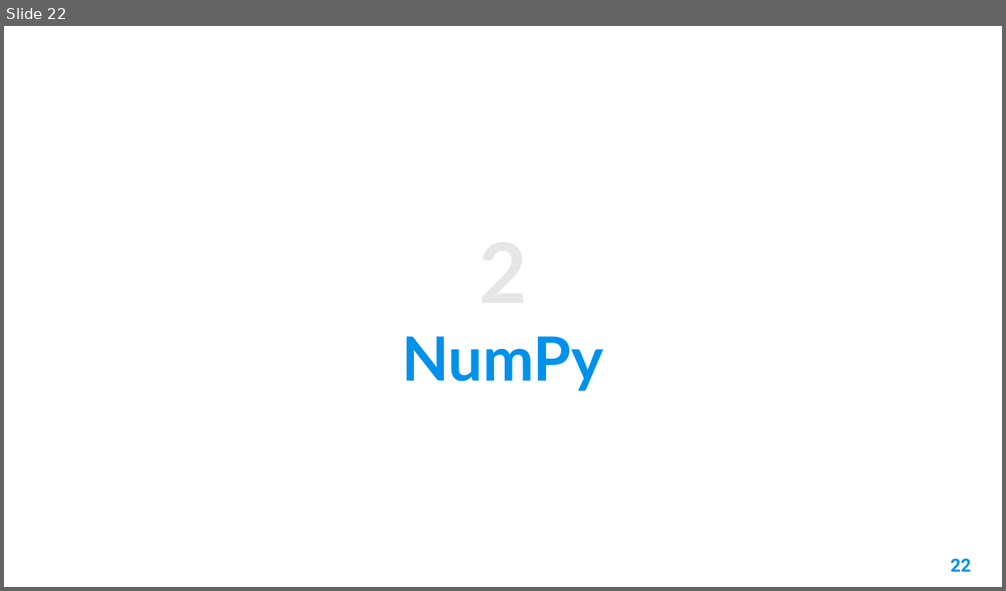
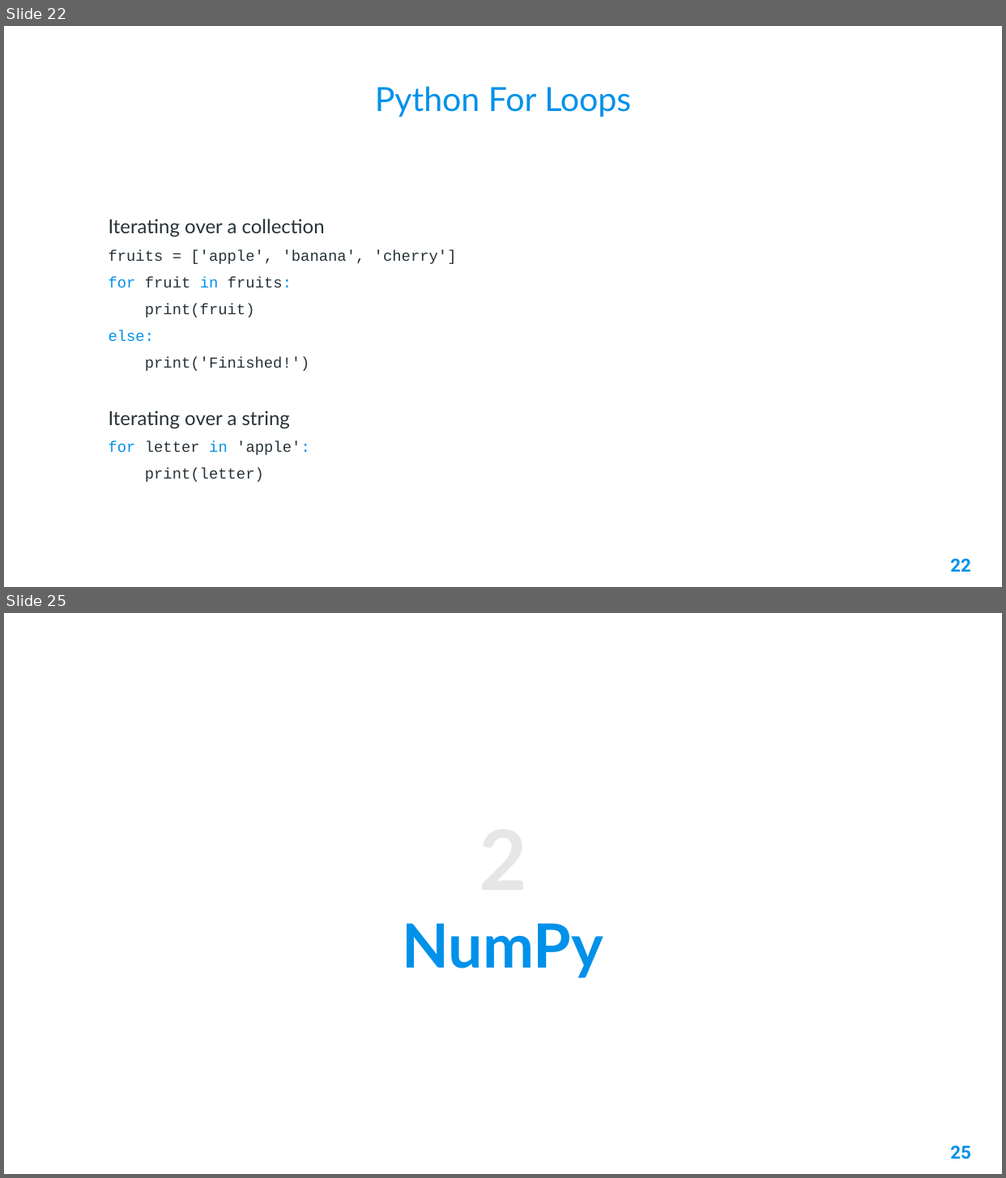
Before and after one commit to AleeRezaa/learn-python, a slide deck: Python.pptx. Shown one above the other, each under a label of ours: slide 22 before the commit, slides 22 and 25 after it; the slides between them are not shown. The pictures are 1006x591 and 1006x1178 pixels, drawn with LibreOffice and Linux fonts; fonts in the diff are those of the drawing; background and template pictures are left out. Boxes give left, top, right and bottom in pixels: in the first picture for what was removed or moved away, otherwise in the second. Text is boxed around its words. In the diff, an @@ line names an element or a change of style, - is before the commit and + after.

Commit message:
add for loops

```diff
--- a/Python.pptx
+++ b/Python.pptx
@@ slide 22 added at [4,26,1002,587], background picture (left out) @@
@@ title added at [375,86,631,117], 24 pt, text #0091EA @@
+Python For Loops
@@ text added at [108,219,457,482], 11 pt, text #263238 @@
+Iterating over a collection
+fruits = ['apple', 'banana', 'cherry']
+for fruit in fruits:
+print(fruit)
+else:
+print('Finished!')
+Iterating over a string
+for letter in 'apple':
+print(letter)
@@ page number added at [950,559,970,572], 13 pt, text #0091EA, bold @@
+22
@@ what was slide 22 is now slide 25 @@
@@ page number at [950,1146,970,1160]: text changed @@
-22
+25
```
Also in this commit, not shown: 17 slides changed, 2 other slides added.
